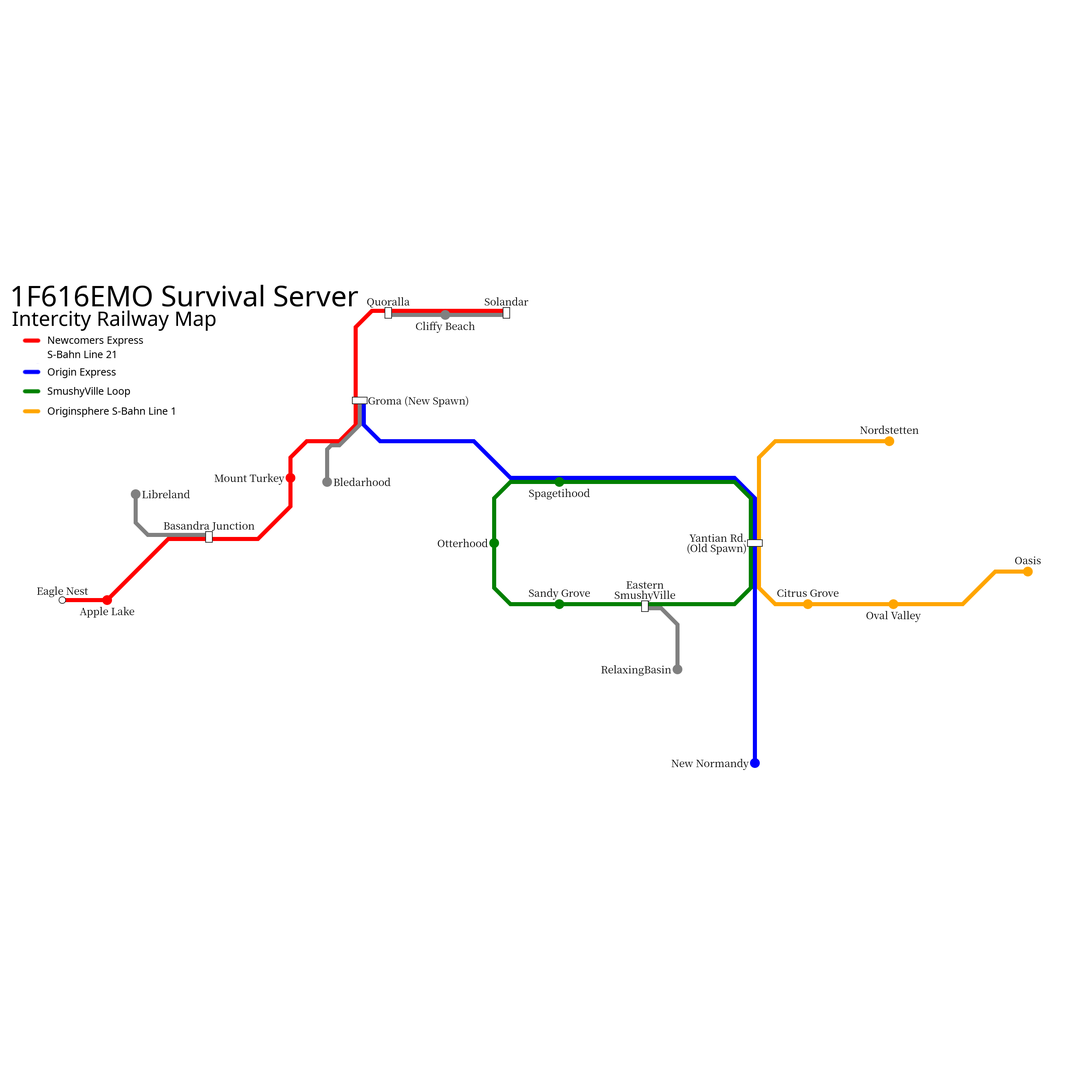
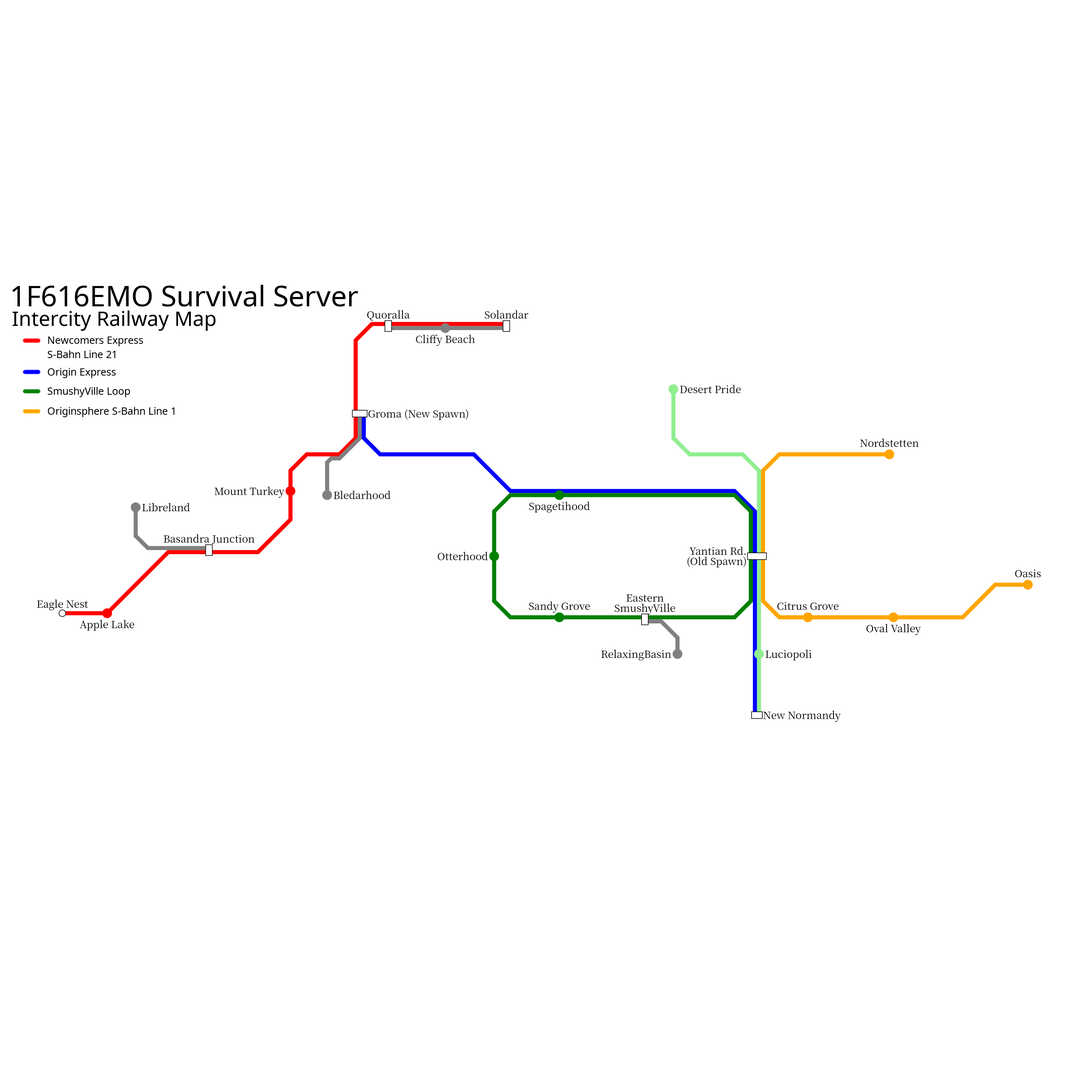
Layers edited between the first and the second 1091 x 1091 image:
renamed "貼上的圖層" to "貼上的圖層 #1", painted on it over [37, 297, 1042, 771]
